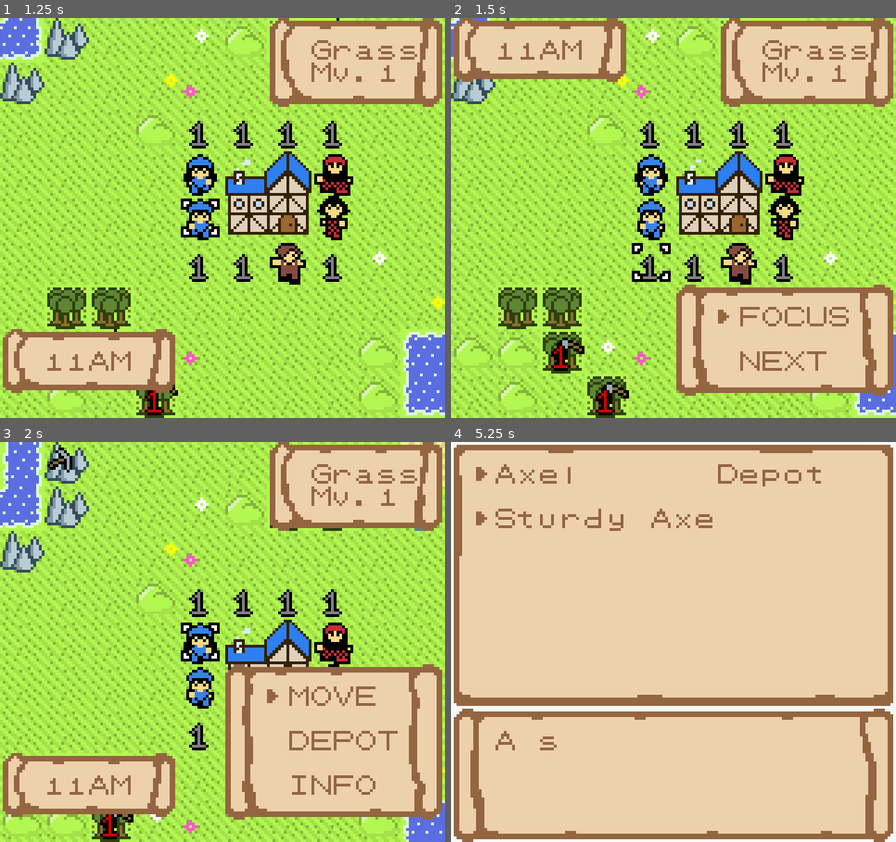
Above: before the commit, frames 1-4 (two rows, left to right).
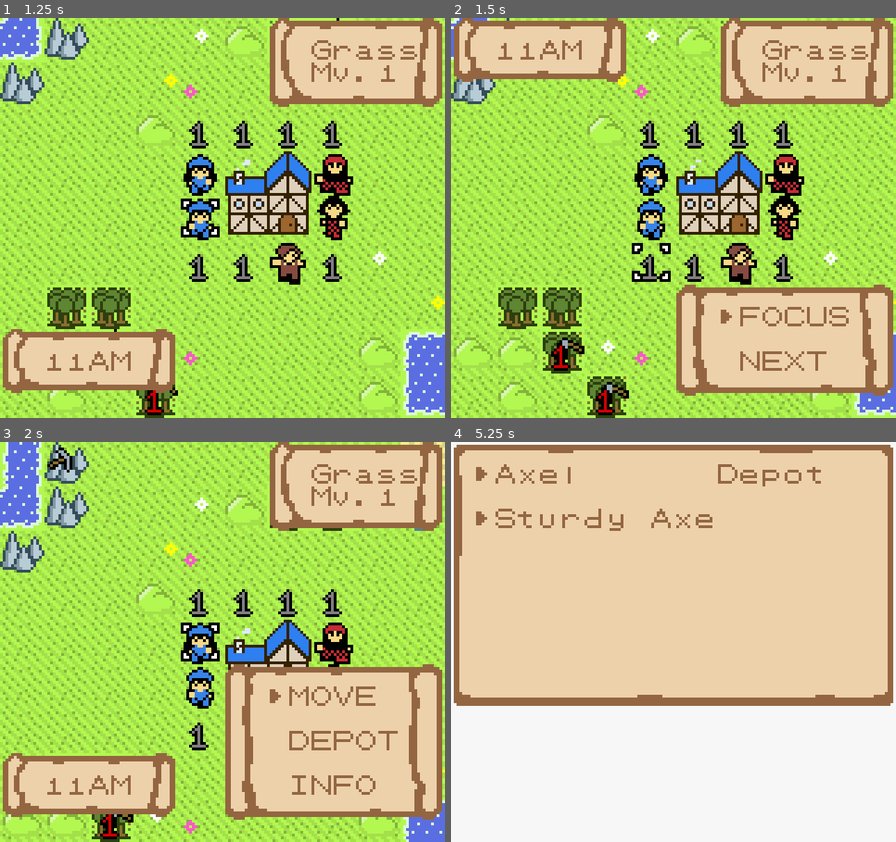
Above: after the commit, the same moments.

Repository: SummonerL/GuildBuilders
Game: Godot game, scene res://Scenes/Overworld/Overworld_Scene.tscn
Two runs of this game, one before a commit and one after it. Both use one fixed random seed, a clock stepped at 60 frames per second and the inputs below. Sound files missing from this copy of the repository are replaced by a short silence.
Inputs:
- Up to frame 1 (1.25 s): tap Enter (ui_accept) at 0.5 s; hold Right (ui_right) from 0.53 s (still down); hold Enter (ui_accept) from 0.53 s (still down)
- Up to frame 2 (1.5 s): release Right (ui_right) at 1.28 s; release Enter (ui_accept) at 1.28 s; hold Down (ui_down) from 1.28 s (still down); tap Enter (ui_accept) at 1.35 s
- Up to frame 3 (2 s): keep holding Down (ui_down); tap Enter (ui_accept) at 1.52, 1.82 s
- Up to frame 4 (5.25 s): release Down (ui_down) at 2.03 s; hold Right (ui_right) 2.03-2.78 s; hold Enter (ui_accept) 2.03-2.78 s; hold Up (ui_up) 2.78-3.53 s; tap Enter (ui_accept) at 2.85, 3.02, 3.32, 4.35, 4.52, 4.82 s; hold Enter (ui_accept) 3.53-4.28 s; hold Left (ui_left) 3.53-5.03 s; tap Escape (ui_cancel) at 4.15 s; hold Down (ui_down) from 5.03 s (still down); hold Enter (ui_accept) from 5.03 s (still down)

Frame 1 is identical in both runs. In frame 2, less than 0.1% of the frame differs, in the area x 60-64%, y 72-77%; in frame 3, less than 0.1%; in frame 4, 32%, in the area x 0-100%, y 66-100%.

Commit message:
transfer items to / from depot (currently ignoring item limit)

Diff:
--- a/Autoload/Actions.gd
+++ b/Autoload/Actions.gd
@@ -60,7 +60,9 @@
 	FOCUS,
 	NEXT_TURN,
 	YES, # for confirmation
-	NO # for confirmation
+	NO, # for confirmation
+	TRANSFER_ITEM_AT_DEPOT, # for depot screen
+	VIEW_ITEM_INFO_AT_DEPOT # for depot screen
 }
 
 const ACTION_LIST_NAMES = [
@@ -73,7 +75,9 @@
 	'FOCUS',
 	'NEXT',
 	'YES',
-	'NO'
+	'NO',
+	'MOVE',
+	'INFO'
 ]
 
 func do_action(action, parent):
@@ -90,6 +94,9 @@
 		COMPLETE_ACTION_LIST.DEPOT:
 			# initialize the depot screen
 			guild.populate_depot_screen(active_unit)
+		COMPLETE_ACTION_LIST.TRANSFER_ITEM_AT_DEPOT:
+			# move the item from depot to unit, or visa-versa
+			guild.transition_items_at_depot()
 		COMPLETE_ACTION_LIST.FISH:
 			initiate_fish_action()
 		COMPLETE_ACTION_LIST.MINE:
@@ -111,7 +118,7 @@
 			camera.add_hud_item(hud_selection_list_node)
 
 			# populate the selection list with a yes/no confirmation
-			hud_selection_list_node.populate_selection_list([], self, false, true, END_TURN_CONFIRMATION_TEXT,
+			hud_selection_list_node.populate_selection_list([], self, true, false, false, false, true, END_TURN_CONFIRMATION_TEXT,
 															'confirm_end_turn_yes', 'confirm_end_turn_no')
 
 func action_window_finished(skill, reward):
--- a/Autoload/Guild.gd
+++ b/Autoload/Guild.gd
@@ -24,9 +24,16 @@
 # keep track of all the items currently in the depot
 var current_items = []
 
+# keep track of the depot screen (if it exists)
+var hud_depot_screen_node
+
 func populate_depot_screen(active_unit):
 	camera = get_tree().get_nodes_in_group("Camera")[0]
 
-	var hud_depot_screen_node = hud_depot_screen_scn.instance()
+	hud_depot_screen_node = hud_depot_screen_scn.instance()
 	camera.add_child(hud_depot_screen_node)
 	hud_depot_screen_node.set_unit(active_unit)
+
+func transition_items_at_depot():
+	if (hud_depot_screen_node):
+		hud_depot_screen_node.transfer_item()
--- a/Entities/HUD/Depot_Screen.gd
+++ b/Entities/HUD/Depot_Screen.gd
@@ -5,6 +5,9 @@
 
 # bring in the global player variables
 onready var player = get_node("/root/Player_Globals")
+
+# bring in our global action list
+onready var global_action_list = get_node("/root/Actions")
 
 # bring in our guild variables/functions
 onready var guild = get_node("/root/Guild")
@@ -12,6 +15,10 @@
 # preaload the letters + symbols
 onready var letters_symbols_scn = preload("res://Entities/HUD/Letters_Symbols/Letters_Symbols.tscn")
 var letters_symbols_node
+
+# various hud scenes
+onready var hud_selection_list_scn = preload("res://Entities/HUD/Selection_List.tscn")
+
 
 const PORTRAIT_WIDTH = 3
 const PORTRAIT_HEIGHT = 3
@@ -34,8 +41,23 @@
 	DEPOT
 }
 
+enum DEPOT_SCREEN_STATES {
+	SELECTING_ITEM,
+	SELECTING_OPTION
+}
+
+var depot_screen_state = DEPOT_SCREEN_STATES.SELECTING_ITEM
+
+onready var item_actions = [
+	global_action_list.COMPLETE_ACTION_LIST.TRANSFER_ITEM_AT_DEPOT,
+	global_action_list.COMPLETE_ACTION_LIST.VIEW_ITEM_INFO_AT_DEPOT
+]
+
 # keep track of the currently selected inv (the unit's, or the depot)
 var current_inv = SELECTIONS.UNIT
+
+# keep track of the 'focus' - either the unit or the guild
+var focus
 
 # keep track of the active unit
 var active_unit
@@ -44,6 +66,9 @@
 const DEPOT_TEXT = 'Depot'
 const NO_ITEMS_TEXT = "No items..."
 
+const MOVE_TEXT = 'MOVE'
+const INFO_TEXT = 'INFO'
+
 func depot_screen_init():
 	letters_symbols_node = letters_symbols_scn.instance()
 	add_child(letters_symbols_node)
@@ -63,6 +88,41 @@
 
 	# dampen the background music while we are viewing the unit's information
 	get_tree().get_current_scene().dampen_background_music()
+
+# function for moving an item from the depot to unit, or visa/versa
+func transfer_item():
+	# first, since we just finished with the selection list, unpause input in this node
+	set_process_input(true)
+
+	# now move the item
+	var item = focus.current_items[current_item]
+
+	focus.current_items.remove(current_item)
+
+	if (current_inv == SELECTIONS.DEPOT):
+		# move to unit
+		active_unit.current_items.append(item)
+	elif (current_inv == SELECTIONS.UNIT):
+		# move to depot
+		guild.current_items.append(item)
+
+
+	# reposition the cursor and repopulate the list, now that we've removed that item
+	if (current_item > (focus.current_items.size() - 1)):
+		if (current_item == inv_start_index_tracker && inv_start_index_tracker > 0):
+			inv_start_index_tracker -= 4
+		current_item -= 1
+	#else:
+	#	current_item += 1
+
+	populate_items(inv_start_index_tracker)
+
+	# move the current item back one, and repopulate the items
+	#if (current_item > 0):
+	#	if (current_item == inv_start_index_tracker && inv_start_index_tracker > 0):
+	#		inv_start_index_tracker -= 4
+	#	current_item += 1
+	#populate_items(inv_start_index_tracker)
 
 func switch_inventories(selection):
 	# set the current inv
@@ -82,6 +142,7 @@
 
 
 func populate_items(inv_start_index = 0):
+	print(inv_start_index)
 	inv_start_index_tracker = inv_start_index
 
 	# clear any letters / symbols
@@ -100,7 +161,7 @@
 	print_unit_depot_text()
 
 	# determine if we're looking at the unit's items or the depot's items
-	var focus = active_unit
+	focus = active_unit
 	if (current_inv == SELECTIONS.DEPOT):
 		focus = guild
 
@@ -113,18 +174,14 @@
 
 	current_item_set = focus.current_items.slice(inv_start_index_tracker, inv_end_index_tracker, 1) # only show 4 items at a time
 
-	print (current_item_set)
 	# make the selector arrow visible, and start typing the initial item
 	if (focus.current_items.size() > 0):
 		selector_arrow_item.visible = true
 		selector_arrow_item.position = Vector2((start_x - 1) * constants.DIA_TILE_WIDTH, (start_y + ((current_item - inv_start_index_tracker) * 2)) * constants.DIA_TILE_HEIGHT)
 
-		# type the item description
-		player.hud.dialogueState = player.hud.STATES.INACTIVE
-		player.hud.typeTextWithBuffer(current_item_set[current_item - inv_start_index_tracker].description, true)
 	else:
 		player.hud.dialogueState = player.hud.STATES.INACTIVE
-		player.hud.typeText(NO_ITEMS_TEXT, true)
+		player.hud.typeTextWithBuffer(NO_ITEMS_TEXT, true)
 
 	# print the down / up arrow, depending on where we are in the list of items
 	if (current_item_set.size() >= 4 && (inv_start_index_tracker + 3) < focus.current_items.size() - 1): # account for index
@@ -167,8 +224,7 @@
 			player.hud.clearText()
 			player.hud.completeText()
 			player.hud.kill_timers()
-			player.hud.dialogueState = player.hud.STATES.INACTIVE
-			player.hud.typeText(current_item_set[current_item - inv_start_index_tracker].description, true)
+
 		else:
 			if (letters_symbols_node.arrow_up_sprite.visible): # if we are allowed to move up
 				current_item += direction
@@ -184,8 +240,7 @@
 			player.hud.clearText()
 			player.hud.completeText()
 			player.hud.kill_timers()
-			player.hud.dialogueState = player.hud.STATES.INACTIVE
-			player.hud.typeText(current_item_set[current_item - inv_start_index_tracker].description, true)
+
 		else:
 			if (letters_symbols_node.arrow_down_sprite.visible): # if we are allowed to move down
 				current_item += direction
@@ -209,6 +264,20 @@
 		move_items(1)
 	if (event.is_action_pressed("ui_up")):
 		move_items(-1)
+	if (event.is_action_pressed("ui_accept")):
+		# give the unit the option to 'move' or view 'info'
+		if focus.current_items.size() > 0:
+			var hud_selection_list_node = hud_selection_list_scn.instance()
+			add_child(hud_selection_list_node)
+			hud_selection_list_node.layer = self.layer + 1
+			hud_selection_list_node.populate_selection_list(item_actions, self, true, false, true) # can cancel, position to the right
+
+			# temporarily stop processing input on this node (pause this node)
+			set_process_input(false)
+
+func cancel_select_list():
+	# start processing input again (unpause this node)
+	set_process_input(true)
 
 func close_depot_screen():
 	# change the player state
--- a/Entities/HUD/Letters_Symbols/Letters_Symbols.tscn
+++ b/Entities/HUD/Letters_Symbols/Letters_Symbols.tscn
@@ -822,40 +822,38 @@
 
 [node name="Arrow_Left_Sprite" type="AnimatedSprite" parent="."]
 visible = false
-frames = SubResource( 6 )
+frames = SubResource( 1 )
+speed_scale = 0.9
+playing = true
+centered = false
+
+[node name="TileMap" type="TileMap" parent="."]
+tile_set = SubResource( 2 )
+cell_size = Vector2( 8, 8 )
+format = 1
+
+[node name="Arrow_Down_Sprite" type="AnimatedSprite" parent="."]
+visible = false
+frames = SubResource( 3 )
 frame = 1
 speed_scale = 0.9
 playing = true
 centered = false
 
-[node name="TileMap" type="TileMap" parent="."]
-tile_set = SubResource( 7 )
-cell_size = Vector2( 8, 8 )
-format = 1
-
-[node name="Arrow_Down_Sprite" type="AnimatedSprite" parent="."]
+[node name="Dialogue_Sound" type="AudioStreamPlayer" parent="."]
+stream = ExtResource( 5 )
+volume_db = -7.0
+
+[node name="Arrow_Right_Sprite" type="AnimatedSprite" parent="."]
 visible = false
-frames = SubResource( 8 )
+frames = SubResource( 4 )
 speed_scale = 0.9
 playing = true
 centered = false
 
-[node name="Dialogue_Sound" type="AudioStreamPlayer" parent="."]
-stream = ExtResource( 5 )
-volume_db = -7.0
-
-[node name="Arrow_Right_Sprite" type="AnimatedSprite" parent="."]
+[node name="Arrow_Up_Sprite" type="AnimatedSprite" parent="."]
 visible = false
-frames = SubResource( 4 )
-frame = 1
+frames = SubResource( 5 )
 speed_scale = 0.9
 playing = true
 centered = false
-
-[node name="Arrow_Up_Sprite" type="AnimatedSprite" parent="."]
-visible = false
-frames = SubResource( 5 )
-frame = 1
-speed_scale = 0.9
-playing = true
-centered = false
--- a/Entities/HUD/Selection_List.gd
+++ b/Entities/HUD/Selection_List.gd
@@ -47,11 +47,14 @@
 
 var side
 
-# keep track of confirmation variables (for if this is a yes / no list)
+# keep track of various select list states
 var confirmation = false
 var confirmation_yes_signal = ''
 var confirmation_no_signal = ''
 var confirmation_text = ''
+var accomodate_dialogue_tracker = false
+var position_left_tracker = false
+var position_right_tracker = false
 
 var dead = false
 
@@ -102,9 +105,8 @@
 	position_selection_list()
 
 func position_selection_list():
-
-	# move the confirmation window up to accomodate the text (if confirmation)
-	if (confirmation):
+	# move the  window up to accomodate the text (if the correct param was passed)
+	if (accomodate_dialogue_tracker):
 		right_1.y -= (constants.DIA_TILE_HEIGHT * 5)
 		right_2.y -= (constants.DIA_TILE_HEIGHT * 5)
 		right_3.y -= (constants.DIA_TILE_HEIGHT * 5)
@@ -117,15 +119,14 @@
 		left_5.y -= (constants.DIA_TILE_HEIGHT * 5)
 
 
-	if ((player.curs_pos_x - player.cam_pos_x) <= ((constants.TILES_PER_ROW / 2) - 1)):
+	if (((player.curs_pos_x - player.cam_pos_x) <= ((constants.TILES_PER_ROW / 2) - 1)) || position_right_tracker ):
 		selection_list_1_item.position = right_1
 		selection_list_2_item.position = right_2
 		selection_list_3_item.position = right_3
 		selection_list_4_item.position = right_4
 		selection_list_5_item.position = right_5
 		side = constants.SIDES.RIGHT
-
-	if ((player.curs_pos_x - player.cam_pos_x) > ((constants.TILES_PER_ROW / 2) - 1)):
+	elif (((player.curs_pos_x - player.cam_pos_x) > ((constants.TILES_PER_ROW / 2) - 1)) || position_left_tracker):
 		selection_list_1_item.position = left_1
 		selection_list_2_item.position = left_2
 		selection_list_3_item.position = left_3
@@ -133,15 +134,24 @@
 		selection_list_5_item.position = left_5
 		side = constants.SIDES.LEFT
 
-		pass
-	pass
-
-func populate_selection_list(actions, caller, can_cancel = true, yes_no = false, yes_no_text = '', signal_yes = '', signal_no = ''):
-	# set whether or not this is a confirmation window
+func populate_selection_list(actions, caller, accomodate_dialogue = false, position_left = false, position_right = false,
+									can_cancel = true, yes_no = false, yes_no_text = '', signal_yes = '', signal_no = ''):
+
+	# make sure our letters/symbols live on top of the select list
+	letters_symbols_node.layer = self.layer + 1
+
+	# set whether or not this is a confirmation window, and various other tracker variables
 	confirmation = yes_no
 	confirmation_text = yes_no_text
 	confirmation_yes_signal = signal_yes
 	confirmation_no_signal = signal_no
+	accomodate_dialogue_tracker = accomodate_dialogue
+	position_left_tracker = position_left
+	position_right_tracker = position_right
+
+	# reposition the list, if the correct param was passed
+	if (accomodate_dialogue):
+		position_selection_list()
 
 	if (confirmation):
 		actions = [
@@ -149,10 +159,6 @@
 			global_action_list.COMPLETE_ACTION_LIST.NO
 		]
 
-		# reposition the list if we are confirming (yes/no)
-		if (confirmation):
-			position_selection_list()
-
 		# display the confirmation text
 		player.hud.typeTextWithBuffer(confirmation_text, true)
 
@@ -166,7 +172,7 @@
 
 	var start_pos_y = 1
 
-	if (confirmation):
+	if (accomodate_dialogue):
 		start_pos_y = -4
 
 	match len(actions):
--- a/Scenes/Overworld/Overworld_Scene.gd
+++ b/Scenes/Overworld/Overworld_Scene.gd
@@ -162,7 +162,7 @@
 
 # function for opening the action list when not selecting a unit
 func show_turn_action_list():
-	# add a selection list istance to our camera
+	# add a selection list instance to our camera
 	var hud_selection_list_node = hud_selection_list_scn.instance()
 	camera.add_hud_item(hud_selection_list_node)
 
Not shown: 3 places in Entities/HUD/Letters_Symbols/Letters_Symbols.tscn that only renumber resources
